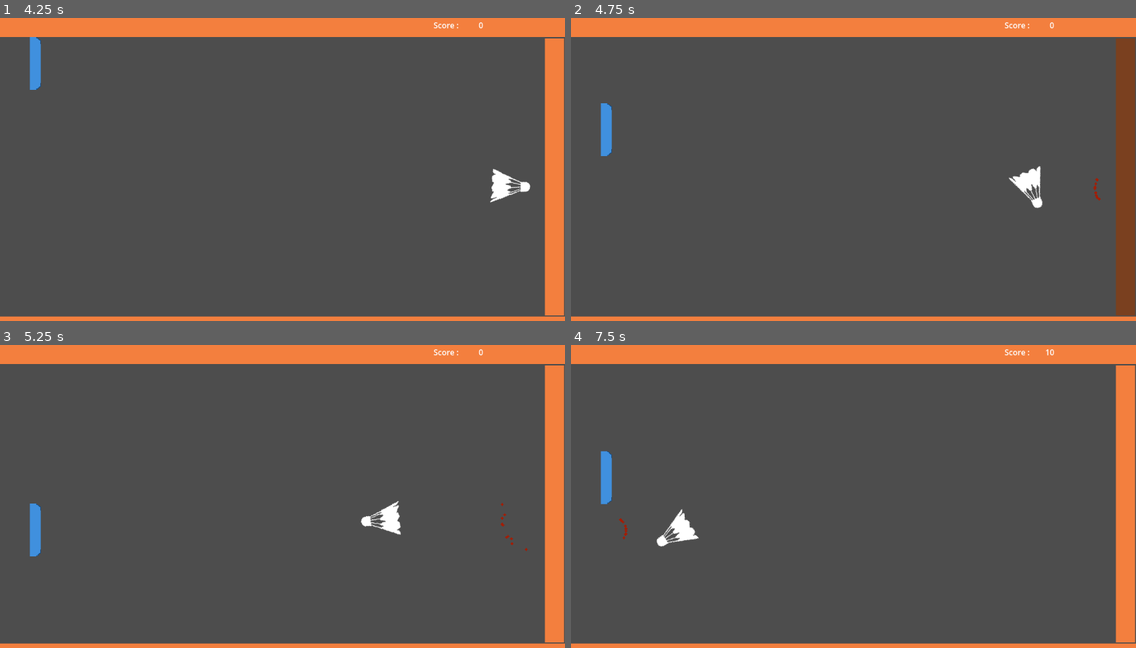
Above: before the commit, frames 1-4 (two rows, left to right).
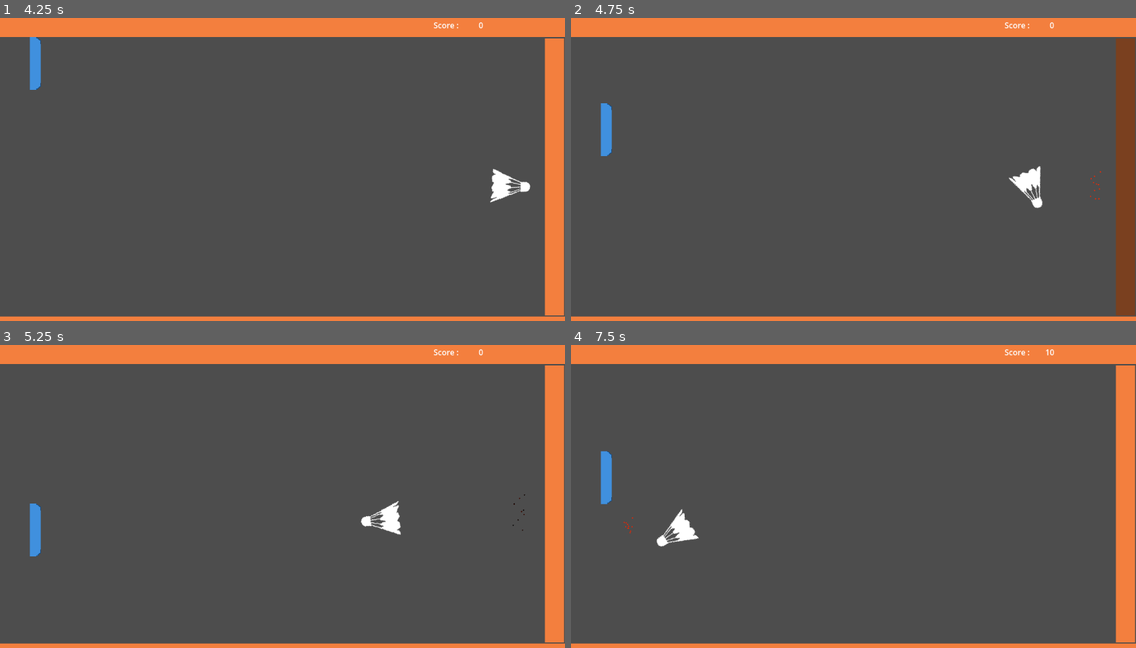
Above: after the commit, the same moments.

Repository: binghamkl/shuttlecock
Game: Godot game, scene res://shuttlecock.tscn
The game is run twice, just before and just after one commit, with the same random seed, the same clock (stepped at 60 frames per second) and the same inputs.
Inputs (mouse positions are in pixels of both pictures, inside the frame that each line leads up to):
- Up to frame 1 (4.25 s): click "OK" at 0.5 s; tap Enter at 1.25 s; move the mouse to (406, 160) at 1.27 s; hold Up (up) 1.28-2.03 s; hold Space (start) 1.28-2.03 s; click (406, 160) at 1.42 s; move the mouse to (169, 193) at 2.02 s; hold Down (down) 2.03-2.78 s; tap Space (start) at 2.1, 3.6 s; move the mouse to (339, 105) at 2.77 s; hold Space (start) 2.78-3.53 s; hold Up (up) from 2.78 s (still down); move the mouse to (254, 239) at 3.52 s; click (254, 239) at 3.67 s
- Up to frame 2 (4.75 s): move the mouse to (1023, 224) at 4.27 s; release Up (up) at 4.28 s; hold Down (down) from 4.28 s (still down); hold Space (start) from 4.28 s (still down)
- Up to frame 3 (5.25 s): keep holding Down (down); move the mouse to (113, 457) at 5.02 s; release Space (start) at 5.03 s; tap Space (start) at 5.1 s
- Up to frame 4 (7.5 s): move the mouse to (881, 502) at 5.77 s; hold Space (start) 5.78-6.53 s; click (881, 502) at 5.92 s; move the mouse to (768, 423) at 6.52 s; release Down (down) at 6.53 s; hold Up (up) from 6.53 s (still down); tap Space (start) at 6.6 s; move the mouse to (977, 487) at 7.27 s; hold Space (start) from 7.28 s (still down)

Frame 1 is identical in both runs. In frame 2, less than 0.1% of the frame differs, in the area x 91-94%, y 50-61%; in frame 3, less than 0.1%, in the area x 88-94%, y 49-69%; in frame 4, less than 0.1%.

Commit message:
trying GPU particles with compatibility set.

Diff:
--- a/project/CollisionParticle.gd
+++ b/project/CollisionParticle.gd
@@ -9,7 +9,7 @@
 
 
 func setDirection(direction : Vector3):
-	$GPUParticles2D.direction = Vector2(direction.x, direction.y) * -1
+	$GPUParticles2D.process_material.direction = direction * -1
 
 
 func _on_gpu_particles_2d_finished():
--- a/project/CollisionParticle.tscn
+++ b/project/CollisionParticle.tscn
@@ -34,17 +34,16 @@
 [node name="ParticleNode" type="Node2D"]
 script = ExtResource("1_e6ora")
 
-[node name="GPUParticles2DOld" type="GPUParticles2D" parent="."]
-visible = false
+[node name="GPUParticles2D" type="GPUParticles2D" parent="."]
 modulate = Color(1, 0.172549, 0.0235294, 1)
 amount = 11
 process_material = SubResource("ParticleProcessMaterial_cwkki")
 texture = ExtResource("1_12us0")
 explosiveness = 1.0
 visibility_rect = Rect2(-5, -4.9991, 10, 60.6324)
-trail_enabled = true
 
-[node name="GPUParticles2D" type="CPUParticles2D" parent="."]
+[node name="GPUParticles2DOld2" type="CPUParticles2D" parent="."]
+visible = false
 modulate = Color(1, 0.172549, 0.0235294, 1)
 amount = 11
 explosiveness = 1.0
@@ -68,5 +67,5 @@
 color_ramp = SubResource("Gradient_2c1rd")
 hue_variation_max = 0.22
 
-[connection signal="finished" from="GPUParticles2DOld" to="." method="_on_gpu_particles_2d_finished"]
 [connection signal="finished" from="GPUParticles2D" to="." method="_on_gpu_particles_2d_finished"]
+[connection signal="finished" from="GPUParticles2DOld2" to="." method="_on_gpu_particles_2d_finished"]
--- a/project/project.godot
+++ b/project/project.godot
@@ -45,4 +45,5 @@
 [rendering]
 
 textures/canvas_textures/default_texture_filter=0
-renderer/rendering_method="mobile"
+renderer/rendering_method="gl_compatibility"
+renderer/rendering_method.mobile="gl_compatibility"
Not shown, changed: docs/index.html
Not shown, changed: docs/index.js
Not shown, changed: docs/index.pck
Not shown, changed: docs/index.wasm
